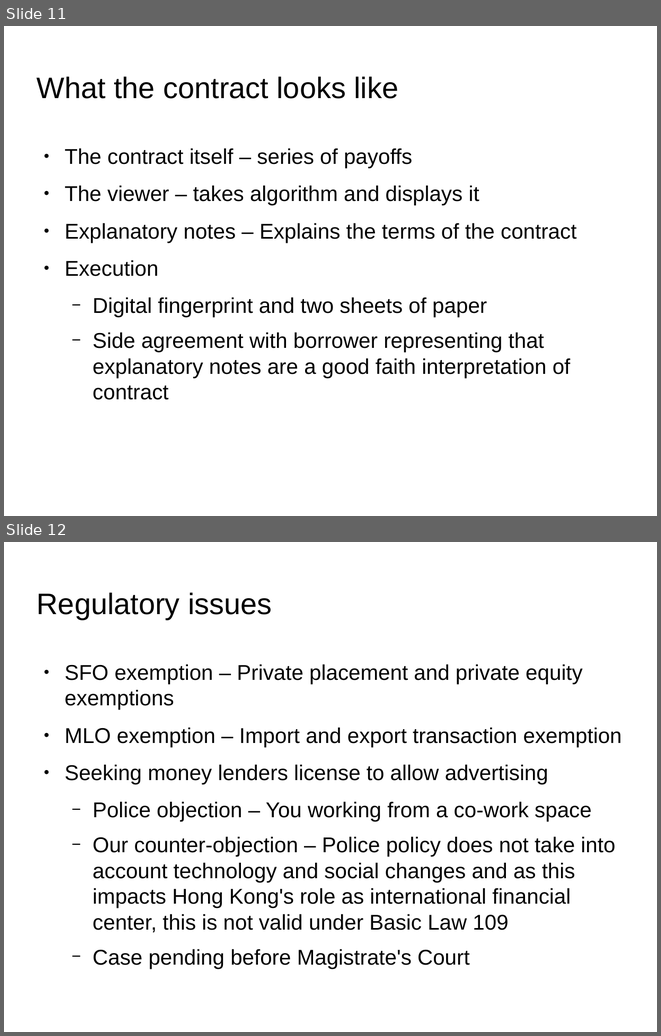
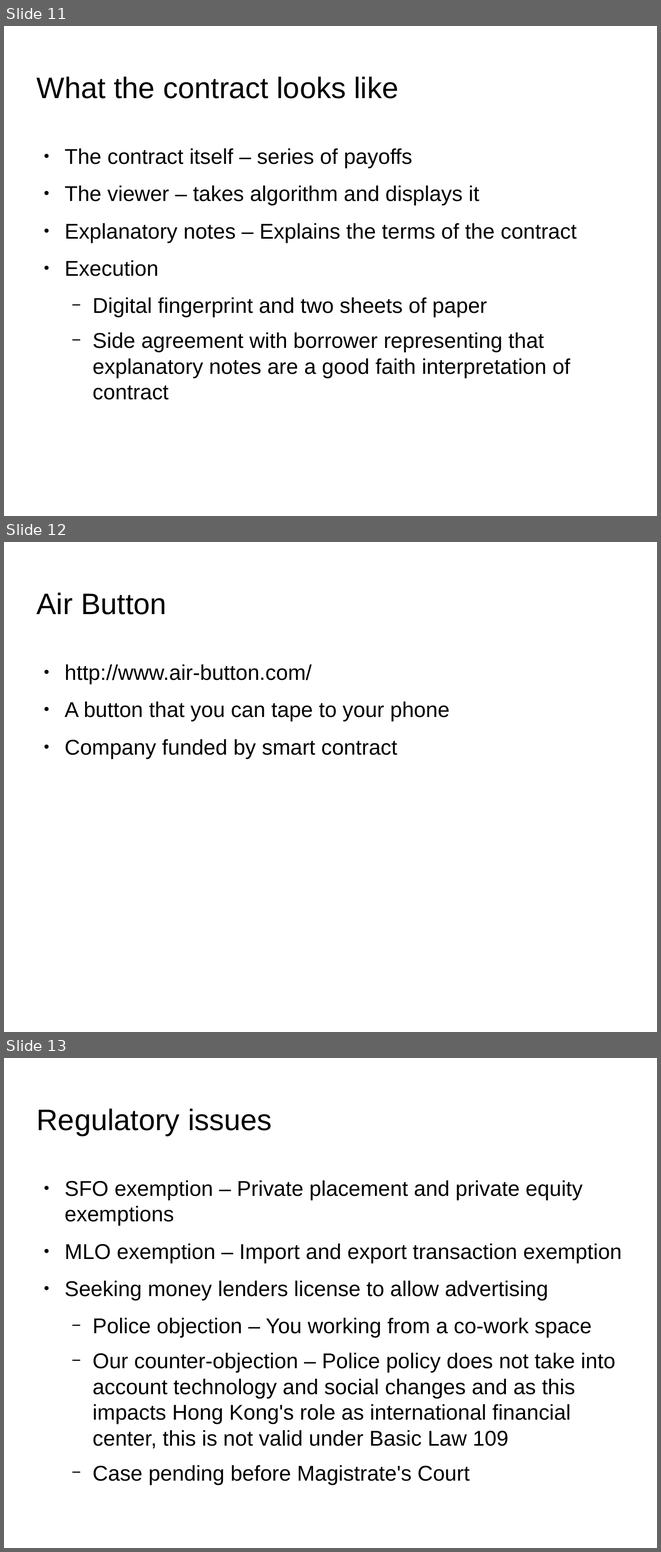
Before and after one commit to joequant/bitquant, a slide deck: pitchdecks/smart-contracts-practice-lawsociety.odp. Shown one above the other, each under a label of ours: slides 11 and 12 before the commit, slides 11, 12 and 13 after it. The pictures are 661x1036 and 661x1552 pixels, drawn with LibreOffice and Linux fonts; fonts in the diff are those of the drawing; background and template pictures are left out. Boxes give left, top, right and bottom in pixels: in the first picture for what was removed or moved away, otherwise in the second. Text is boxed around its words. In the diff, an @@ line names an element or a change of style, - is before the commit and + after.

```diff
--- a/pitchdecks/smart-contracts-practice-lawsociety.odp
+++ b/pitchdecks/smart-contracts-practice-lawsociety.odp
@@ slide 12 added at (4, 542, 657, 1032), background picture (left out) @@
@@ title added at (37, 592, 166, 615), 36 pt, text #000000 @@
+Air Button
@@ text added at (64, 664, 450, 759), 26 pt, text #000000 @@
+● http://www.air-button.com/
+● A button that you can tape to your phone
+● Company funded by smart contract
@@ what was slide 12 is now slide 13 @@
```
Also in this commit, not shown: 1 slide removed, 1 other file.
